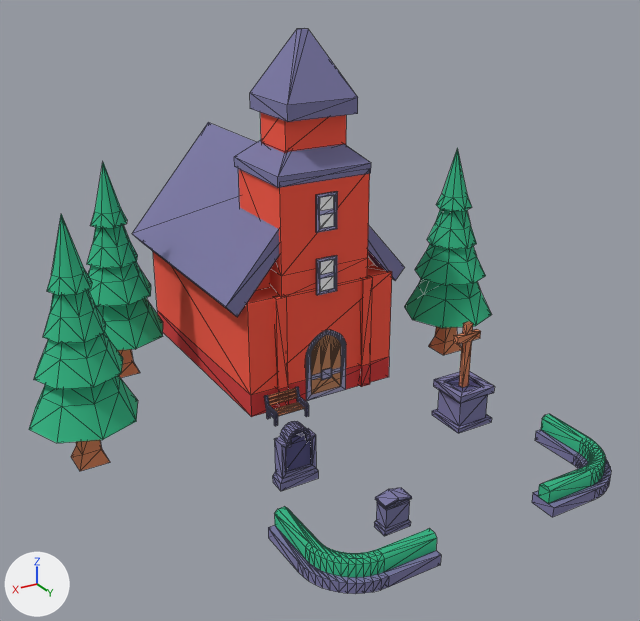
One commit to the glTF model assets/church.glb: the scene before it, then after it.
Rendered twice from a camera (50 mm lens) standing at (0.804, 1.415, 0.546) and looking at (-0.01, 0.06, -0.132). The axes (+X, +Y, +Z) are drawn at lower left. The lights are the same throughout. Mesh edges are drawn as thin lines. Where no turn or scale is listed for an object, it has been applied to the vertices. Vertices at the same position are counted once.

In view in the first picture: 'mergedBlocks(Clone)'.
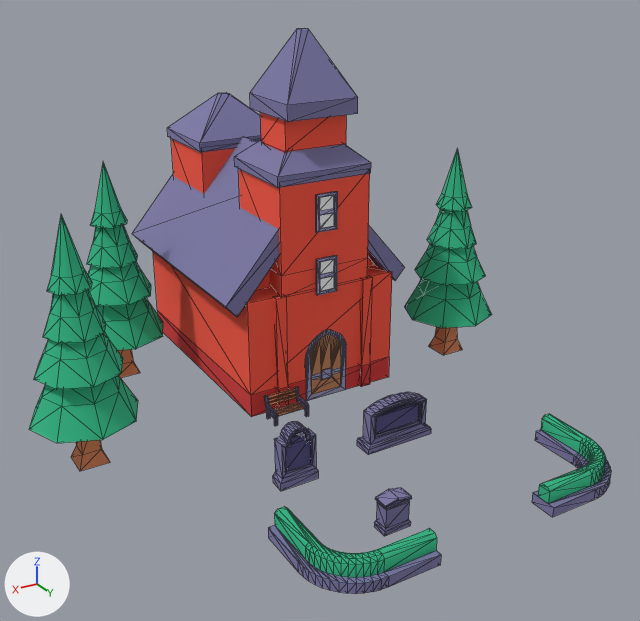
The newer file is also turned or shifted as a whole; pictures and numbers use the older file's frame.

Boxes (x1, y1, x2, y2) around the edits, measured in the pictures (640 x 621 px):
part 1 of me_mesh_0, added (blue): after (167, 93, 261, 152)
part 2 of me_mesh_0, added (red): after (171, 139, 235, 193)
part 3 of me_mesh_0, added (blue): after (357, 392, 431, 455)
part 4 of me_mesh_0, deleted (blue): before (432, 322, 494, 433)

The change, as a diff of the scene's bpy script:
```diff
--- a/assets/church.glb.py
+++ b/assets/church.glb.py
@@ me_mesh_0 @@
 # used by ob_mergedblocks_clone; location = (0.0, 0.0, 0.0)
-me_mesh_0.from_pydata(...)  # 1305 vertices, 2554 faces; spans x -0.541..0.541, y -0.546..0.546, z -0.373..0.373
+me_mesh_0.from_pydata(...)  # 1375 vertices, 2686 faces; spans x -0.541..0.541, y -0.546..0.546, z -0.42..0.373
+# me_mesh_0 part 1: the loose piece of 12 vertices spanning x -0.174..0.036, y -0.203..-0.018, z 0.1..0.204 is copied, and the copy is moved by (0.008, -0.34, 0.0); it spans x -0.166..0.044, y -0.543..-0.358, z 0.1..0.204
+# me_mesh_0 part 2: the loose piece of 12 vertices spanning x -0.172..0.031, y -0.196..-0.019, z -0.125..0.11 is copied, and the copy is moved by (0.008, -0.34, 0.0); it spans x -0.164..0.039, y -0.536..-0.359, z -0.125..0.11
+# me_mesh_0 part 3: a new loose piece of 102 vertices spanning x -0.219..-0.061, y 0.118..0.162, z -0.42..-0.322
+# me_mesh_0 part 4: the loose piece of 56 vertices spanning x -0.302..-0.216, y 0.163..0.249, z -0.373..-0.16 is deleted
 me_mesh_0.materials.append(mat_foliage_clone)
```
